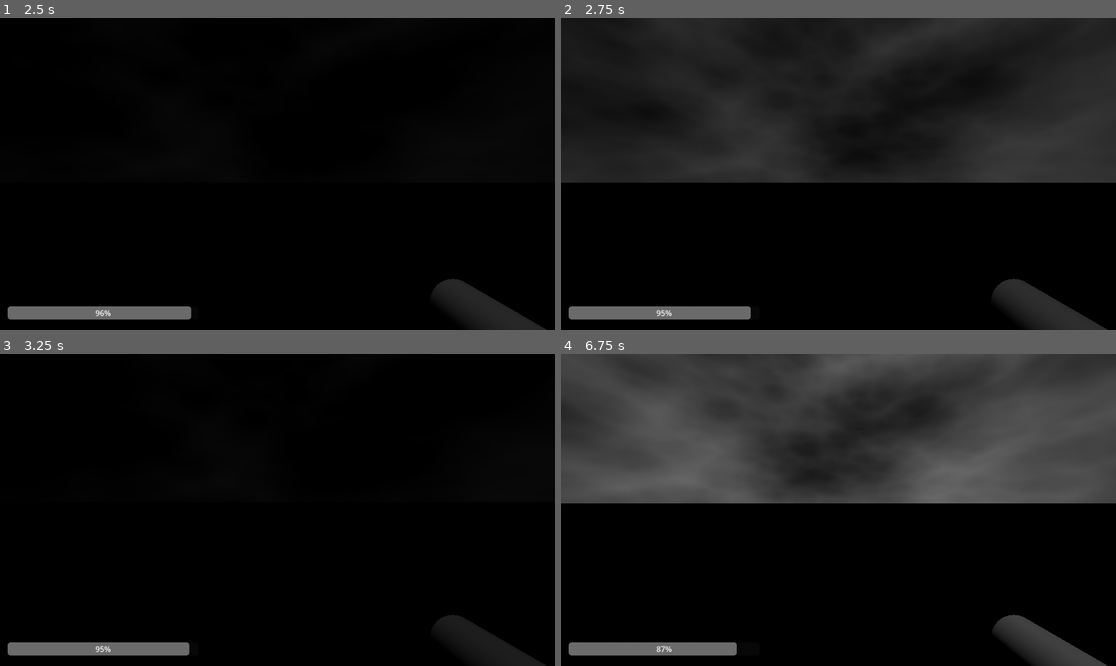
Above: before the commit, frames 1-4 (two rows, left to right).
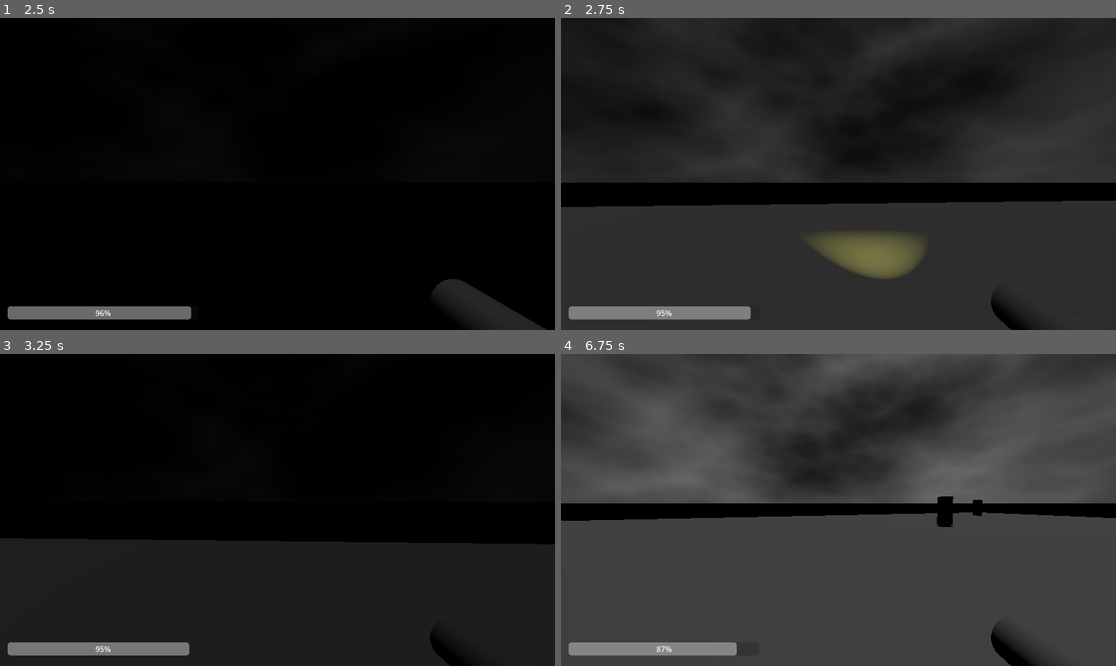
Above: after the commit, the same moments.

Repository: lethalgem/godot-wild-jam-81
Game: Godot game, scene res://scenes/main_game.tscn
Same seed, same stepped clock (60 frames per second), same inputs: the game is played once before the commit and once after it. This scene is started directly instead of the project's main scene. Sound files missing from this copy of the repository are replaced by a short silence.
Inputs (mouse positions are in pixels of both pictures, inside the frame that each line leads up to):
- Up to frame 1 (2.5 s): move the mouse to (305, 174) at 0.52 s; hold N (night_vision) 0.53-1.28 s; hold W (move_forward) from 0.53 s (still down); move the mouse to (249, 174) at 1.27 s; tap N (night_vision) at 1.35 s; move the mouse to (288, 167) at 2.02 s; hold N (night_vision) from 2.03 s (still down)
- Up to frame 2 (2.75 s): keep holding W (move_forward); keep holding N (night_vision)
- Up to frame 3 (3.25 s): keep holding W (move_forward); move the mouse to (271, 516) at 2.77 s; release N (night_vision) at 2.78 s; tap N (night_vision) at 2.85 s
- Up to frame 4 (6.75 s): move the mouse to (877, 513) at 3.52 s; hold N (night_vision) 3.53-4.28 s; tap Escape (pause) at 4.15 s; move the mouse to (672, 463) at 4.27 s; release W (move_forward) at 4.28 s; hold A (move_left) 4.28-5.03 s; tap N (night_vision) at 4.35, 6.6 s; tap Enter at 5 s; move the mouse to (866, 510) at 5.02 s; hold S (move_back) 5.03-5.75 s; hold N (night_vision) 5.03-5.75 s; click "Go Back" at 5.75 s; tap Space at 6.5 s; move the mouse to (755, 432) at 6.52 s; hold D (move_right) from 6.53 s (still down)

Frame 1 is identical in both runs. In frame 2, 37% of the frame differs, in the area x 0-100%, y 58-100%; in frame 3, 37%; in frame 4, 46%, in the area x 0-100%, y 45-100%.

Commit message:
Eng Game Screen and Menus

Diff:
--- a/project.godot
+++ b/project.godot
@@ -52,6 +52,12 @@
 ]
 }
 
+[layer_names]
+
+3d_physics/layer_1="environment"
+3d_physics/layer_2="player"
+3d_physics/layer_3="pickups"
+
 [rendering]
 
 renderer/rendering_method="gl_compatibility"
--- /dev/null
+++ b/scenes/end_game_screen.tscn
@@ -0,0 +1,60 @@
+[gd_scene load_steps=4 format=3 uid="uid://c0wwhp4blwvg8"]
+
+[ext_resource type="Script" uid="uid://2cfy5bjv2wsn" path="res://scripts/eng_game_screen.gd" id="1_7y8om"]
+[ext_resource type="LabelSettings" uid="uid://bo6e4f4ar7ve7" path="res://themes/game_over_title.tres" id="2_70b0o"]
+
+[sub_resource type="LabelSettings" id="LabelSettings_es3qr"]
+font_size = 30
+
+[node name="EngGameScreen" type="Control"]
+layout_mode = 3
+anchors_preset = 15
+anchor_right = 1.0
+anchor_bottom = 1.0
+grow_horizontal = 2
+grow_vertical = 2
+script = ExtResource("1_7y8om")
+
+[node name="Panel" type="Panel" parent="."]
+layout_mode = 1
+anchors_preset = 15
+anchor_right = 1.0
+anchor_bottom = 1.0
+grow_horizontal = 2
+grow_vertical = 2
+
+[node name="VBoxContainer" type="VBoxContainer" parent="Panel"]
+layout_mode = 1
+anchors_preset = 8
+anchor_left = 0.5
+anchor_top = 0.5
+anchor_right = 0.5
+anchor_bottom = 0.5
+offset_left = -4.0
+offset_top = -31.0
+offset_right = 4.0
+offset_bottom = 31.0
+grow_horizontal = 2
+grow_vertical = 2
+theme_override_constants/separation = 100
+
+[node name="EngGameTitle" type="Label" parent="Panel/VBoxContainer"]
+layout_mode = 2
+text = "Game Over"
+label_settings = ExtResource("2_70b0o")
+horizontal_alignment = 1
+
+[node name="BodyText" type="Label" parent="Panel/VBoxContainer"]
+layout_mode = 2
+text = "Thanks for playing [Insert_Title]"
+label_settings = SubResource("LabelSettings_es3qr")
+horizontal_alignment = 1
+
+[node name="RestartButton" type="Button" parent="Panel/VBoxContainer"]
+layout_mode = 2
+theme_override_font_sizes/font_size = 25
+text = "Restart"
+
+[node name="ButtonSound" type="AudioStreamPlayer" parent="."]
+
+[connection signal="pressed" from="Panel/VBoxContainer/RestartButton" to="." method="_on_restart_button_pressed"]
--- a/scenes/main_game.tscn
+++ b/scenes/main_game.tscn
@@ -6,9 +6,19 @@
 [ext_resource type="PackedScene" uid="uid://d26qs8etihkmt" path="res://scenes/player_3d.tscn" id="4_ygxny"]
 [ext_resource type="PackedScene" uid="uid://brf05vc778n02" path="res://scenes/lightning_manager.tscn" id="5_wi4c7"]
 [ext_resource type="Script" uid="uid://dn7gkaax7onba" path="res://scripts/setting_menu_canva.gd" id="5_ygxny"]
+[ext_resource type="PackedScene" uid="uid://c0wwhp4blwvg8" path="res://scenes/end_game_screen.tscn" id="7_wi4c7"]
 
-[node name="MainGame" type="Node3D"]
+[sub_resource type="BoxShape3D" id="BoxShape3D_ygxny"]
+size = Vector3(4.37939, 0.103516, 6.97842)
+
+[sub_resource type="BoxShape3D" id="BoxShape3D_wi4c7"]
+size = Vector3(125.893, 1, 96.4996)
+
+[node name="MainGame" type="Node3D" node_paths=PackedStringArray("player", "finish_line_area", "end_game_screen")]
 script = ExtResource("1_72e8q")
+player = NodePath("Player3D")
+finish_line_area = NodePath("FinishLineArea")
+end_game_screen = NodePath("EngGameScreen")
 
 [node name="LightningTest" parent="." instance=ExtResource("2_ipu61")]
 
@@ -17,6 +27,8 @@
 
 [node name="Player3D" parent="." instance=ExtResource("4_ygxny")]
 transform = Transform3D(1, 0, 0, 0, 1, 0, 0, 0, 1, 0, 0, 1.99)
+collision_layer = 2
+collision_mask = 5
 
 [node name="MenuCanva" type="CanvasLayer" parent="." node_paths=PackedStringArray("setting_menu")]
 script = ExtResource("5_ygxny")
@@ -40,3 +52,25 @@
 anchor_bottom = 0.5
 grow_horizontal = 2
 grow_vertical = 2
+
+[node name="FinishLineArea" type="Area3D" parent="."]
+transform = Transform3D(1, 0, 0, 0, 1, 0, 0, 0, 1, -29.4939, 0.5, -14.4944)
+collision_mask = 2
+
+[node name="CollisionShape3D" type="CollisionShape3D" parent="FinishLineArea"]
+transform = Transform3D(1, 0, 0, 0, 1, 0, 0, 0, 1, 1.6897, -0.448242, 2.98921)
+shape = SubResource("BoxShape3D_ygxny")
+
+[node name="DeathArea" type="Area3D" parent="."]
+transform = Transform3D(1, 0, 0, 0, 1, 0, 0, 0, 1, 0, -16.214, 0)
+collision_mask = 2
+
+[node name="CollisionShape3D" type="CollisionShape3D" parent="DeathArea"]
+transform = Transform3D(1, 0, 0, 0, 1, 0, 0, 0, 1, 0.138489, 0, -0.138702)
+shape = SubResource("BoxShape3D_wi4c7")
+
+[node name="EngGameScreen" parent="." instance=ExtResource("7_wi4c7")]
+visible = false
+
+[connection signal="body_entered" from="FinishLineArea" to="." method="_on_finish_line_area_body_entered"]
+[connection signal="body_entered" from="DeathArea" to="." method="_on_death_area_body_entered"]
--- /dev/null
+++ b/scripts/eng_game_screen.gd
@@ -0,0 +1,11 @@
+class_name EndGameScreen extends Control
+
+@export var button_sound: AudioStreamPlayer
+
+
+func show_end_game_screen():
+	Input.set_mouse_mode(Input.MOUSE_MODE_VISIBLE)
+	self.show()
+
+func _on_restart_button_pressed():
+	get_tree().change_scene_to_file("res://scenes/main_game.tscn")
--- a/scripts/main_game.gd
+++ b/scripts/main_game.gd
@@ -1 +1,16 @@
 class_name MainGame extends Node3D
+
+@export var player : Player3D
+@export var finish_line_area : Area3D
+@export var end_game_screen : EndGameScreen
+
+
+@onready var player_start_location := player.global_position
+
+func _on_finish_line_area_body_entered(body):
+	end_game_screen.show_end_game_screen()
+	print("winner")
+
+func _on_death_area_body_entered(body):
+	player.global_position = player_start_location
+	print("RIP")
--- a/scripts/player_cam.gd
+++ b/scripts/player_cam.gd
@@ -26,12 +26,6 @@
 		rotation.x = clamp(rotation.x,deg_to_rad(-90),deg_to_rad(90))
 
 func _input(event: InputEvent) -> void:
-	if event.is_action_pressed("pause"):
-		if Input.mouse_mode == Input.MOUSE_MODE_CAPTURED:
-			Input.set_mouse_mode(Input.MOUSE_MODE_VISIBLE)
-		else:
-			Input.set_mouse_mode(Input.MOUSE_MODE_CAPTURED)
-
 	if event.is_action_pressed("night_vision"):
 		flashlight_on = !flashlight_on
 
--- a/scripts/setting_menu.gd
+++ b/scripts/setting_menu.gd
@@ -8,7 +8,7 @@
 
 var is_fullscreen := false
 
-func toggle_menu():
+func show_menu():
 	self.visible = true
 	dim_rect.visible = true
 
--- a/scripts/setting_menu_canva.gd
+++ b/scripts/setting_menu_canva.gd
@@ -7,6 +7,8 @@
 	if Input.is_action_just_pressed("pause"):
 		show_menu = !show_menu
 		if show_menu:
-			setting_menu.toggle_menu()
+			Input.set_mouse_mode(Input.MOUSE_MODE_VISIBLE)
+			setting_menu.show_menu()
 		else:
 			setting_menu.dismiss_menu()
+			Input.set_mouse_mode(Input.MOUSE_MODE_CAPTURED)
--- a/themes/default_bus_layout.tres
+++ b/themes/default_bus_layout.tres
@@ -11,5 +11,5 @@
 bus/2/solo = false
 bus/2/mute = false
 bus/2/bypass_fx = false
-bus/2/volume_db = -10.0692
+bus/2/volume_db = -0.130497
 bus/2/send = &"Master"
--- /dev/null
+++ b/themes/game_over_title.tres
@@ -0,0 +1,4 @@
+[gd_resource type="LabelSettings" format=3 uid="uid://bo6e4f4ar7ve7"]
+
+[resource]
+font_size = 45
Not shown: 1 places in scenes/main_game.tscn that only renumber resources
Not shown, added: scripts/eng_game_screen.gd.uid
